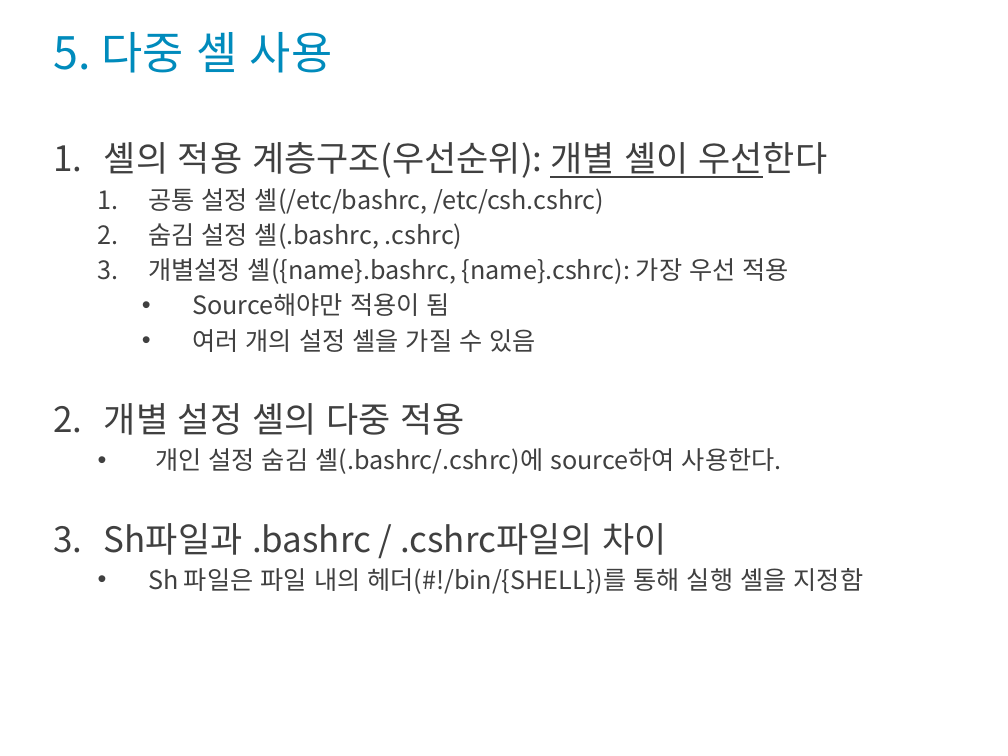
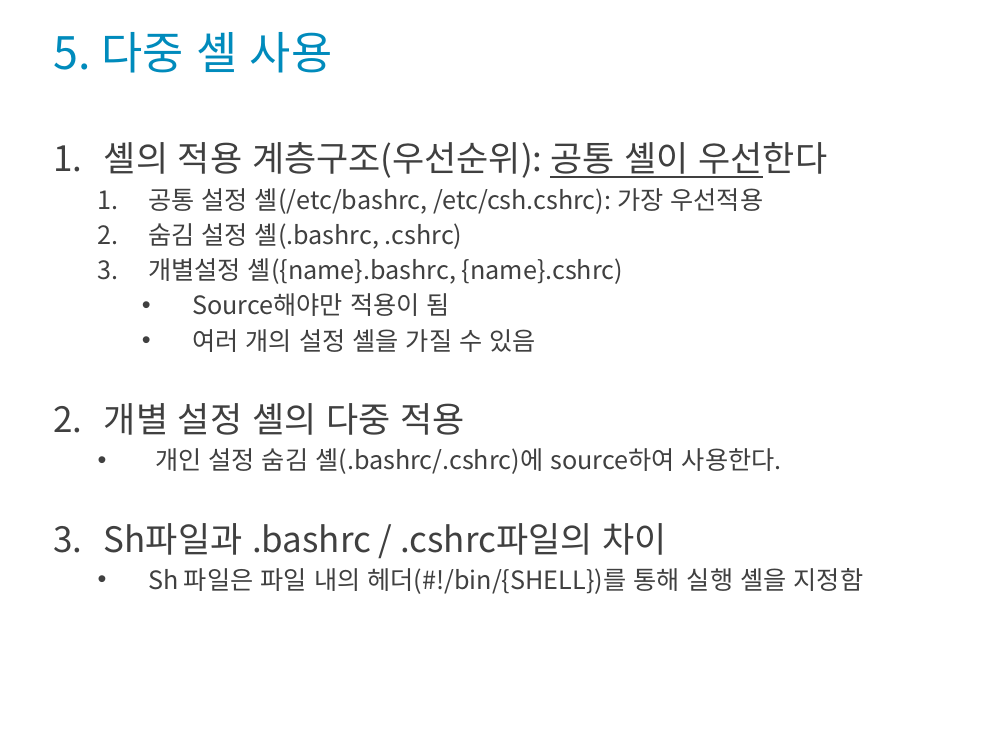
Before and after one commit to codefoolosopher/linuxedu, a slide deck: slide 8 of portfolio/Linux_OS_System_2022_1_s6.pptx. Drawn at 1008x756 pixels with LibreOffice and Linux fonts; fonts in the diff are those of the drawing; background and template pictures are left out. Boxes give left, top, right and bottom in pixels: in the first picture for what was removed or moved away, otherwise in the second. Text is boxed around its words. In the diff, an @@ line names an element or a change of style, - is before the commit and + after.

Commit message:
Modified s6

```diff
--- a/portfolio/Linux_OS_System_2022_1_s6.pptx
+++ b/portfolio/Linux_OS_System_2022_1_s6.pptx
@@ text at box(104, 142, 828, 214): text changed @@
-1. 셸의 적용 계층구조(우선순위): 개별 셸이 우선한다
-  1. 공통 설정 셸(/etc/bashrc, /etc/csh.cshrc)
+1. 셸의 적용 계층구조(우선순위): 공통 셸이 우선한다
+  1. 공통 설정 셸(/etc/bashrc, /etc/csh.cshrc): 가장 우선적용
@@ text at box(148, 258, 623, 284): text changed @@
-  3. 개별설정 셸({name}.bashrc, {name}.cshrc): 가장 우선 적용
+  3. 개별설정 셸({name}.bashrc, {name}.cshrc)
```
